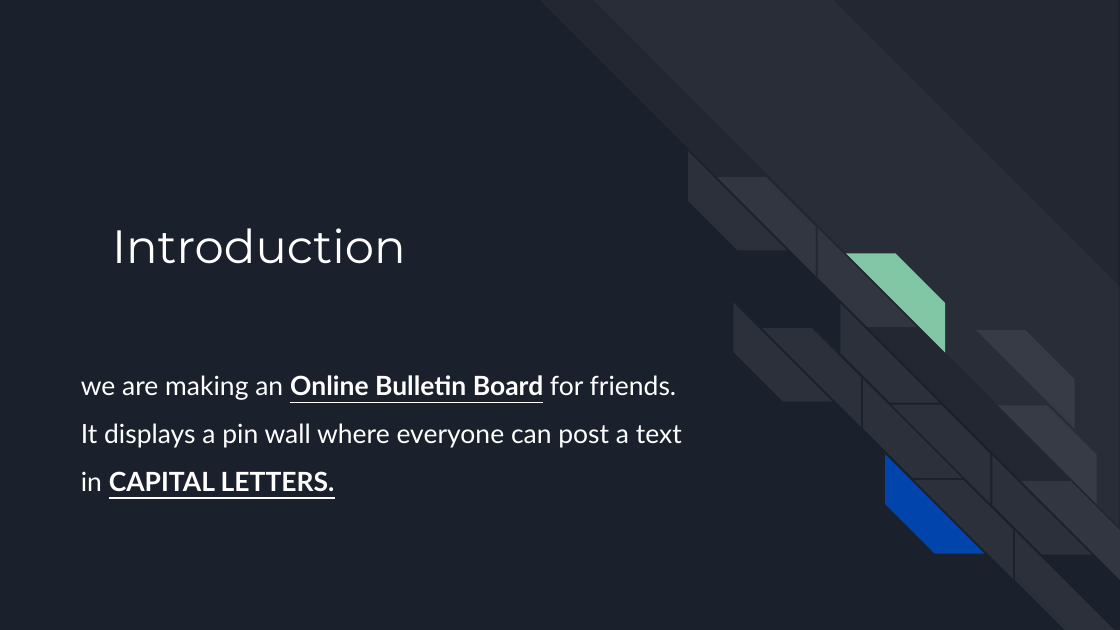
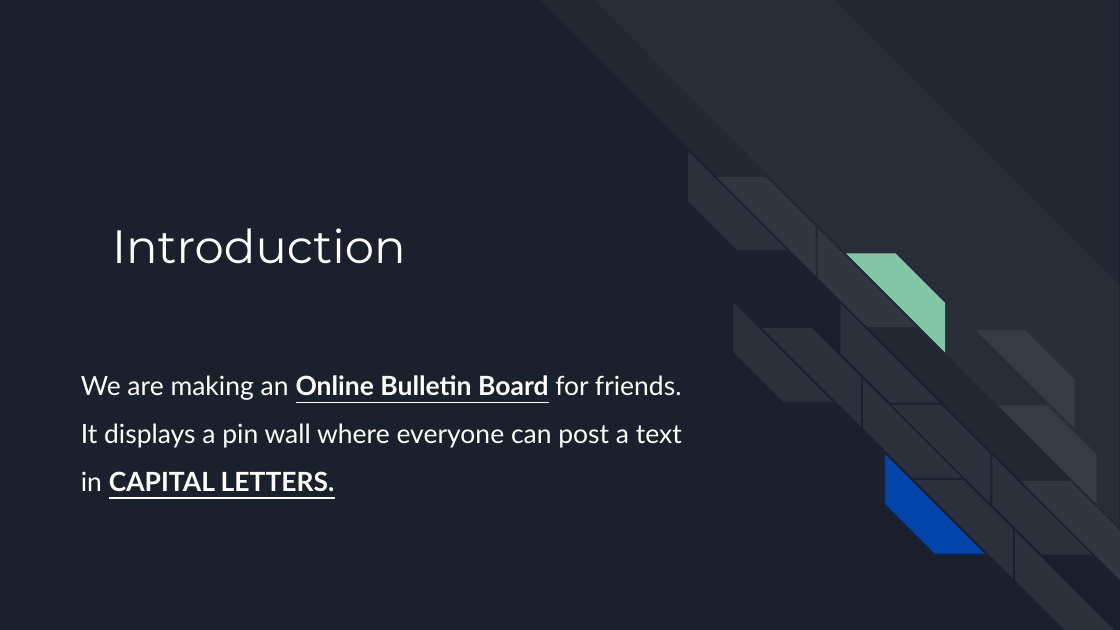
Before and after one commit to ivovi2/SHOUTING-PINWALL, a slide deck: slide 2 of SHOUTING-PINWALL.pptx. Drawn at 1120x630 pixels with LibreOffice and Linux fonts; fonts in the diff are those of the drawing. Boxes give left, top, right and bottom in pixels: in the first picture for what was removed or moved away, otherwise in the second. Text is boxed around its words. In the diff, an @@ line names an element or a change of style, - is before the commit and + after.

```diff
--- a/SHOUTING-PINWALL.pptx
+++ b/SHOUTING-PINWALL.pptx
@@ text at box(81, 375, 682, 492): text changed @@
-we are making an Online Bulletin Board for friends. It displays a pin wall where everyone can post a text in CAPITAL LETTERS.
+We are making an Online Bulletin Board for friends. It displays a pin wall where everyone can post a text in CAPITAL LETTERS.
```
Also in this commit, not shown: 8 other slides changed.
